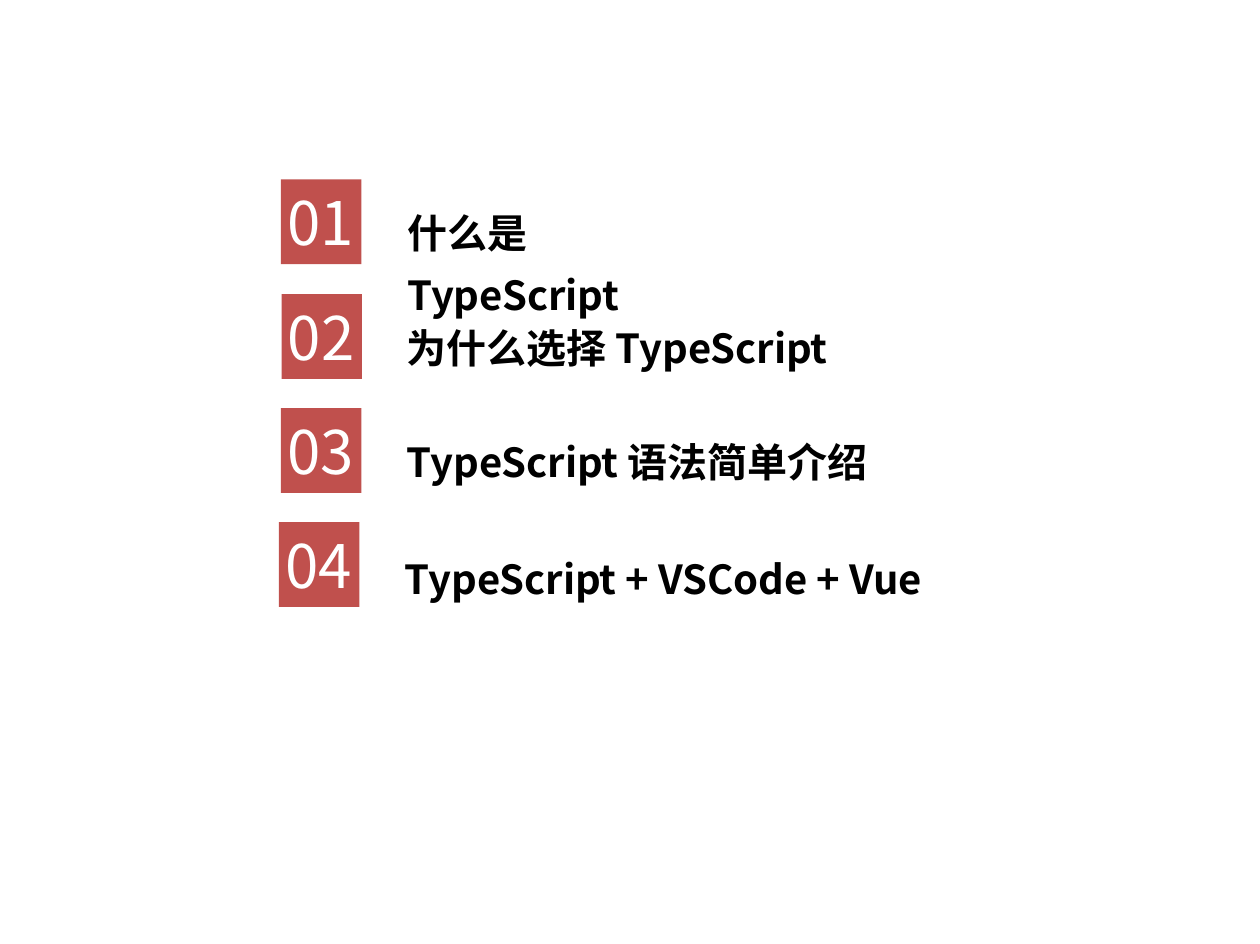
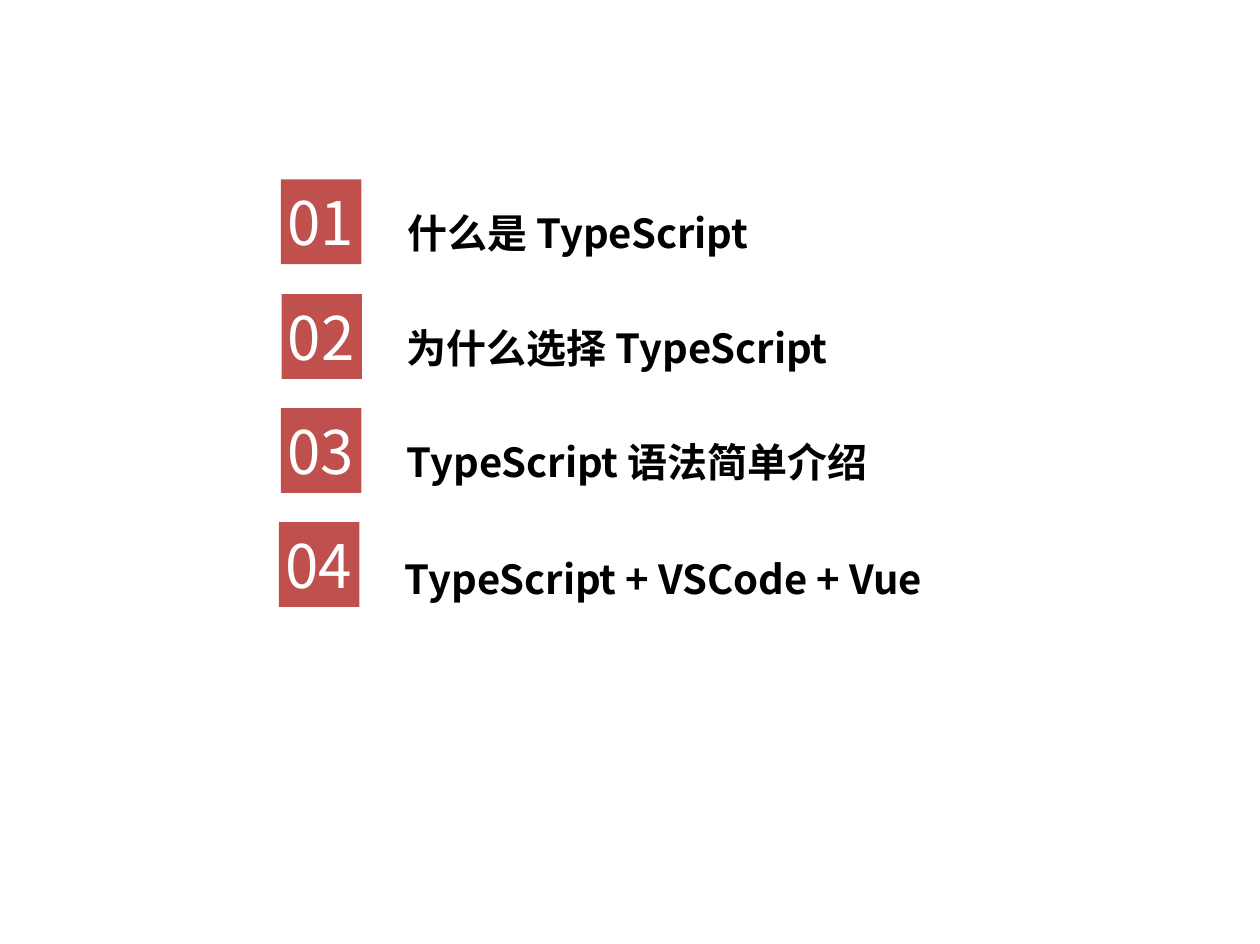
Before and after one commit to life0727/blog, a slide deck: slide 2 of ppt/typescript1.pptx. Drawn at 1260x944 pixels with LibreOffice and Linux fonts; fonts in the diff are those of the drawing; background and template pictures are left out. Boxes give left, top, right and bottom in pixels: in the first picture for what was removed or moved away, otherwise in the second. Text is boxed around its words. In the diff, an @@ line names an element or a change of style, - is before the commit and + after.

```diff
--- a/ppt/typescript1.pptx
+++ b/ppt/typescript1.pptx
@@ text "什么是 TypeScript" rewrapped from box(407, 214, 619, 319) to box(407, 214, 748, 257) @@
```
Also in this commit, not shown: 1 other slide changed, 1 slide added, 1 slide removed, 1 other file.
